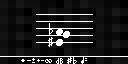
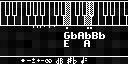
Comparing the layer stacks of the two 128×64 images. Changes:
showed group "2.5 oct keyboard display" (11 layers) over (0, 1, 128, 47)
added layer "Layer 712" in group "2.5 oct keyboard display" over (33, 26, 92, 29)
added layer "Layer 711" in group "2.5 oct keyboard display" over (63, 2, 94, 25)
added layer "Gb" in group "2.5 oct keyboard display" over (64, 32, 77, 39)
added layer "Ab" in group "2.5 oct keyboard display" over (78, 32, 91, 39)
added layer "Bb" in group "2.5 oct keyboard display" over (92, 32, 105, 39)
added layer "A" in group "2.5 oct keyboard display" over (84, 40, 90, 47)
added layer "E" in group "2.5 oct keyboard display" over (64, 40, 69, 47)
hid group "notation 4" (13 layers) over (21, 6, 113, 47)
painted on "Layer 684 copy 2" (1st of 2, in "notation 4") over (57, 30, 62, 34)
painted on "Layer 684 copy" (1st of 2, in "notation 4") over (64, 32, 69, 37)
hid "Layer 684" (1st of 4, in "notation 4"), painted on it over (48, 37, 63, 47)
